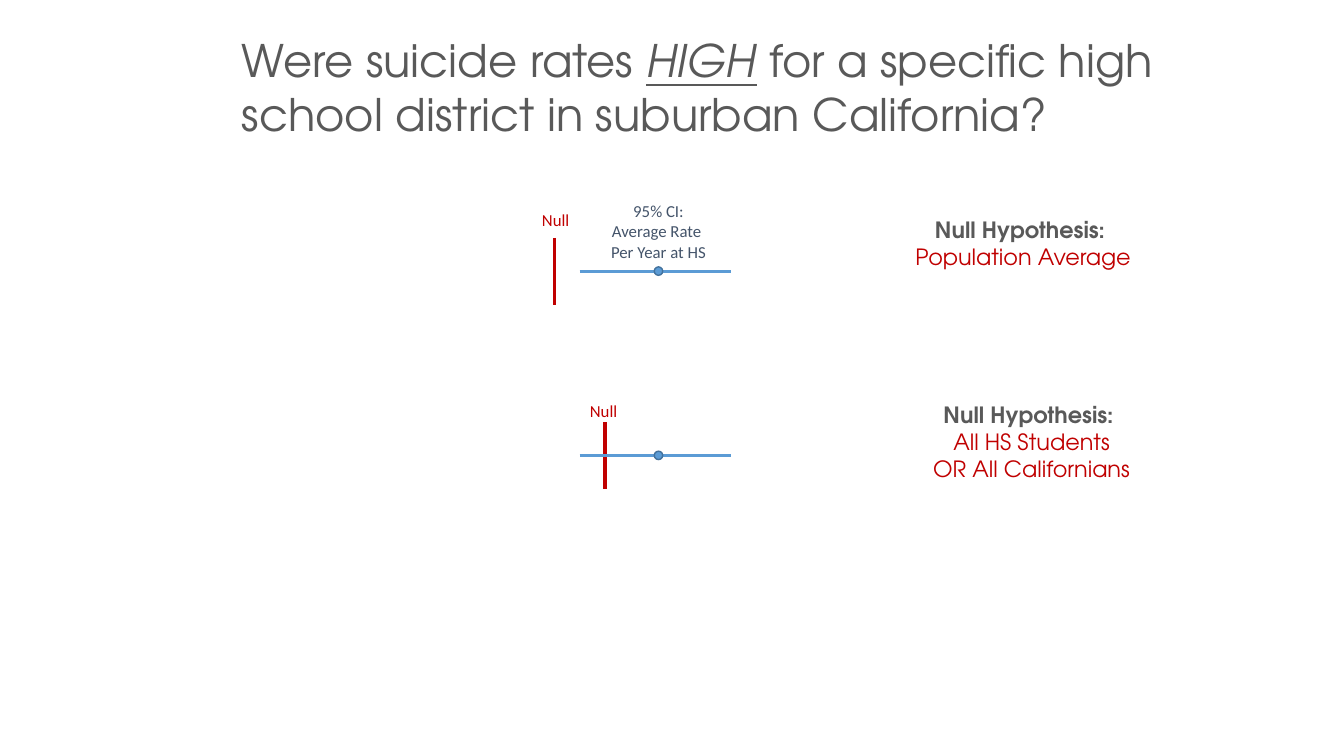
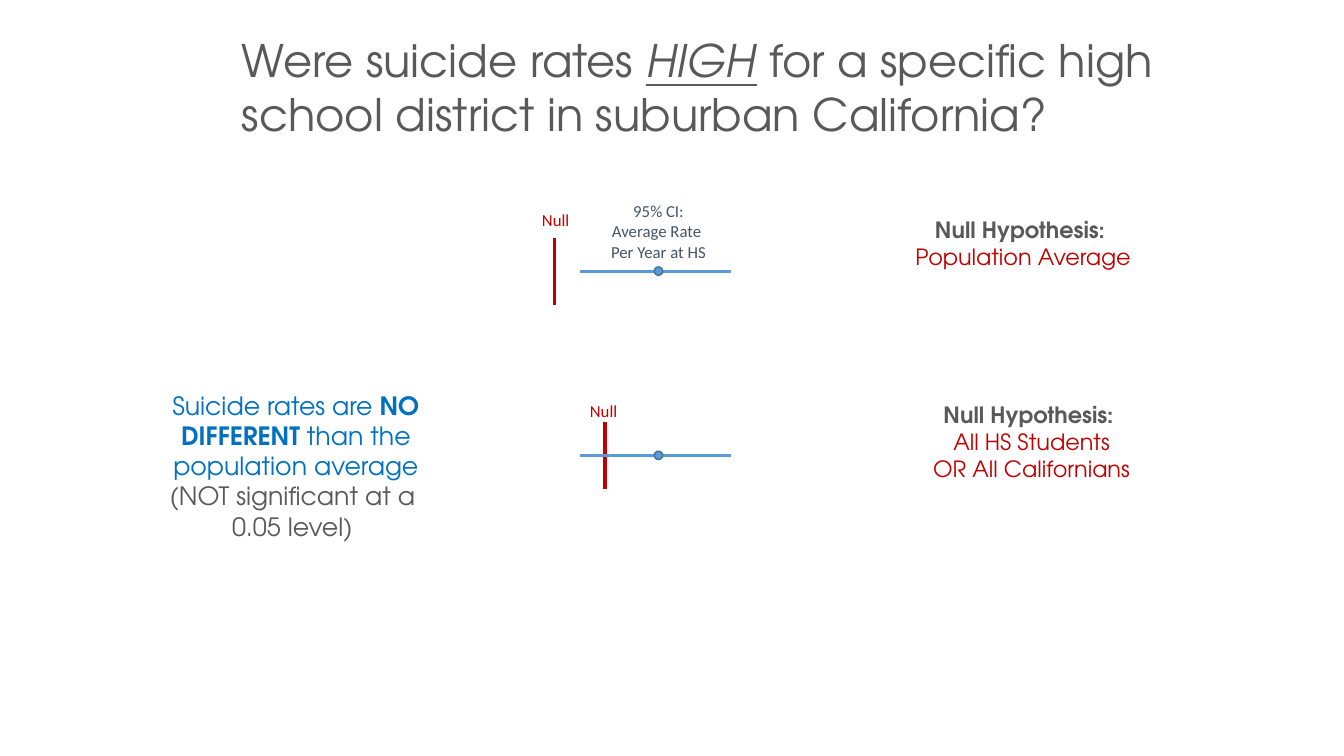
Before and after one commit to DS4PS/cpp-524-spr-2020, a slide deck: slide 29 of lectures/p-01-intro-to-counterfactuals.pptx. Drawn at 1344x756 pixels with LibreOffice and Linux fonts; fonts in the diff are those of the drawing. Boxes give left, top, right and bottom in pixels: in the first picture for what was removed or moved away, otherwise in the second. Text is boxed around its words. In the diff, an @@ line names an element or a change of style, - is before the commit and + after.

Commit message:
update lectures

```diff
--- a/lectures/p-01-intro-to-counterfactuals.pptx
+++ b/lectures/p-01-intro-to-counterfactuals.pptx
@@ text added at [170,396,420,542], 18 pt, text #0070C0 @@
+Suicide rates are NO DIFFERENT than the population average
+(NOT significant at a
+0.05 level)
```
Also in this commit, not shown: 1 other slide changed, 14 slides added, 6 other files.
